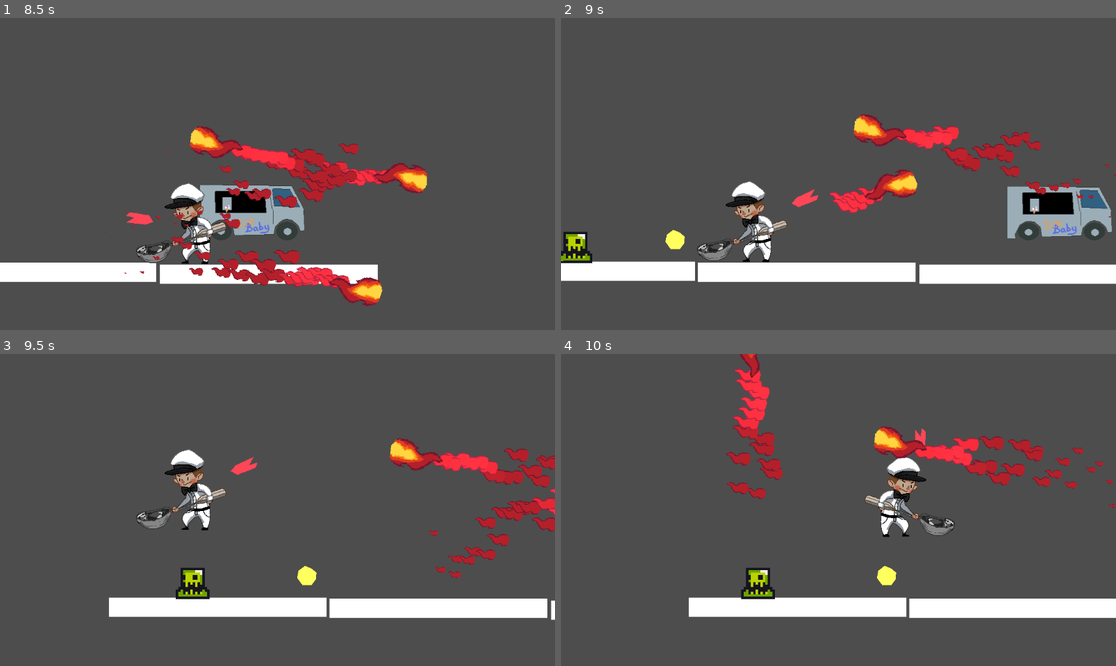
Above: before the commit, frames 1-4 (two rows, left to right).
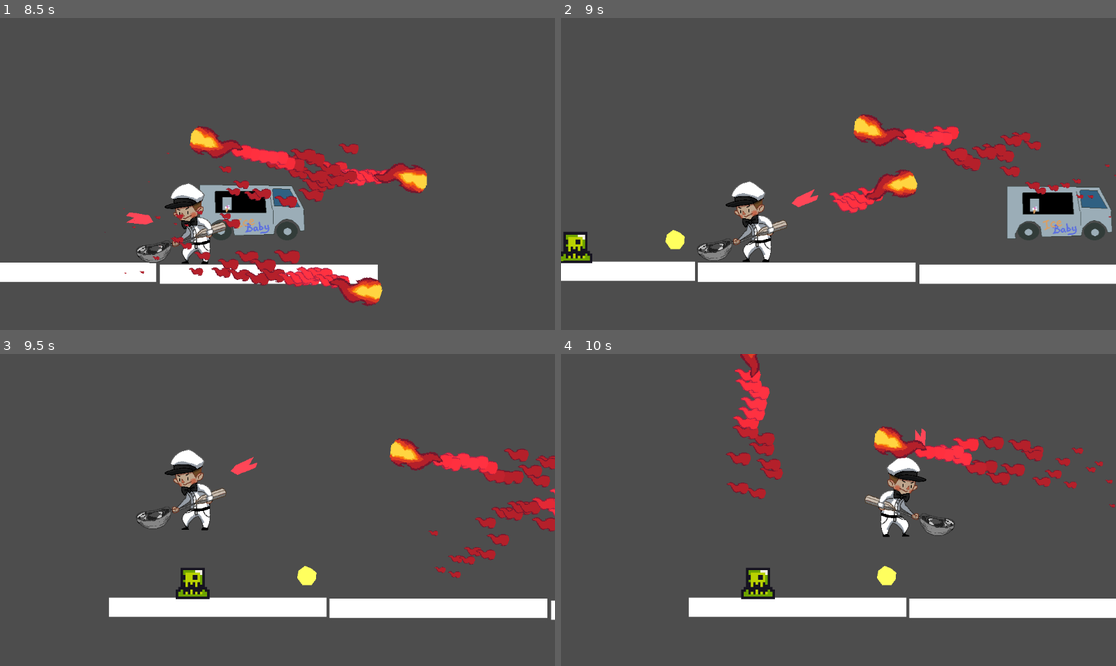
Above: after the commit, the same moments.

Repository: KarlJungtow/Minijam_icecream
Game: Godot game, scene res://scenes/test_level.tscn
Same seed, same stepped clock (60 frames per second), same inputs: the game is played once before the commit and once after it. The engine's default icon, where the game draws it, is replaced by a stand-in: a white triangle on a blue panel in a dark square.
Inputs (mouse positions are in pixels of both pictures, inside the frame that each line leads up to):
- Up to frame 1 (8.5 s): move the mouse to (249, 236) at 0.52 s; press the mouse at (249, 236) at 0.53 s; hold D (move-right) 0.53-2.03 s; tap W (jump) at 0.77, 1.52, 3.02, 3.77, 4.52, 6.02, 6.77, 7.52 s; move the mouse to (444, 220) at 1.27 s; release the mouse at (444, 220) at 1.28 s; click (444, 220) at 1.35 s; move the mouse to (111, 127) at 2.02 s; press the mouse at (111, 127) at 2.03 s; hold A (move-left) 2.03-4.28 s; move the mouse to (305, 174) at 2.77 s; release the mouse at (305, 174) at 2.78 s; click (305, 174) at 2.85 s; move the mouse to (194, 96) at 3.52 s; press the mouse at (194, 96) at 3.53 s; move the mouse to (399, 158) at 4.27 s; release the mouse at (399, 158) at 4.28 s; hold D (move-right) 4.28-8.03 s; click (399, 158) at 4.35 s; move the mouse to (166, 189) at 5.02 s; press the mouse at (166, 189) at 5.03 s; move the mouse to (333, 105) at 5.77 s; release the mouse at (333, 105) at 5.78 s; click (333, 105) at 5.85 s; move the mouse to (249, 236) at 6.52 s; press the mouse at (249, 236) at 6.53 s; move the mouse to (444, 220) at 7.27 s; release the mouse at (444, 220) at 7.28 s; click (444, 220) at 7.35 s; move the mouse to (111, 127) at 8.02 s; press the mouse at (111, 127) at 8.03 s; hold A (move-left) from 8.03 s (still down)
- Up to frame 2 (9 s): keep holding A (move-left); move the mouse to (866, 174) at 8.77 s; release the mouse at (866, 174) at 8.78 s; click (866, 174) at 8.85 s
- Up to frame 3 (9.5 s): keep holding A (move-left); tap W (jump) at 9.02 s
- Up to frame 4 (10 s): move the mouse to (755, 432) at 9.52 s; release A (move-left) at 9.53 s; press the mouse at (755, 432) at 9.53 s; hold D (move-right) from 9.53 s (still down); tap W (jump) at 9.77 s

Frame 1 is identical in both runs. In frame 2, less than 0.1% of the frame differs, in the area x 0-93%, y 32-77%; in frame 3, less than 0.1%; in frame 4, less than 0.1%.

Commit message:
Van kills enemies

Diff:
--- a/mobs/van.gd
+++ b/mobs/van.gd
@@ -1,6 +1,6 @@
 extends Area2D
 
-
+@onready var enemies = $"../Enemies"
 # Called when the node enters the scene tree for the first time.
 func _ready():
 	$AnimatedSprite2D.play("default")
@@ -13,8 +13,16 @@
 
 func _physics_process(delta):
 	position.x += delta * 200
-
-
+	if enemies != null:
+		var children = enemies.get_children()
+		if children != null:
+			for child in children:
+				if position.x > child.position.x:
+					child.queue_free()
 
 func _on_visible_on_screen_notifier_2d_screen_exited():
 	queue_free()
+
+
+func _on_body_entered(body):
+	print(body.name)
--- a/mobs/van.tscn
+++ b/mobs/van.tscn
@@ -41,4 +41,5 @@
 position = Vector2(5.00001, 7.5)
 scale = Vector2(11, 5.95)
 
+[connection signal="body_entered" from="." to="." method="_on_body_entered"]
 [connection signal="screen_exited" from="VisibleOnScreenNotifier2D" to="." method="_on_visible_on_screen_notifier_2d_screen_exited"]
--- a/scenes/enemy.tscn
+++ b/scenes/enemy.tscn
@@ -7,7 +7,10 @@
 [sub_resource type="RectangleShape2D" id="RectangleShape2D_edsvr"]
 size = Vector2(10, 8)
 
-[node name="Enemy" type="Node2D"]
+[sub_resource type="RectangleShape2D" id="RectangleShape2D_h7vp0"]
+size = Vector2(48, 33)
+
+[node name="Enemy" type="Area2D" groups=["enemy"]]
 script = ExtResource("1_l5rm7")
 
 [node name="Sprite2D" type="Sprite2D" parent="."]
@@ -25,3 +28,7 @@
 
 [node name="RayCast2DRight" type="RayCast2D" parent="."]
 target_position = Vector2(22, 0)
+
+[node name="CollisionShape2D" type="CollisionShape2D" parent="."]
+position = Vector2(0, 6.5)
+shape = SubResource("RectangleShape2D_h7vp0")
Not shown: 1 places in scenes/enemy.tscn that only renumber resources
